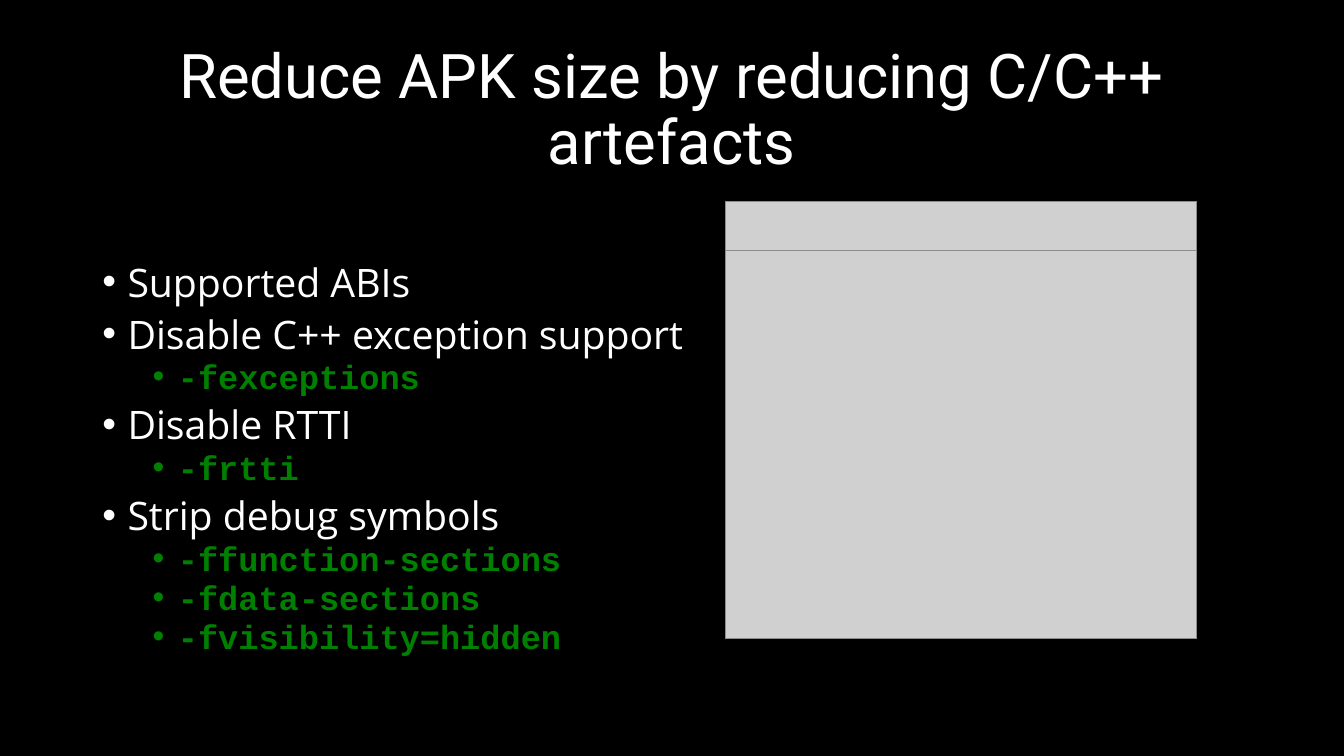
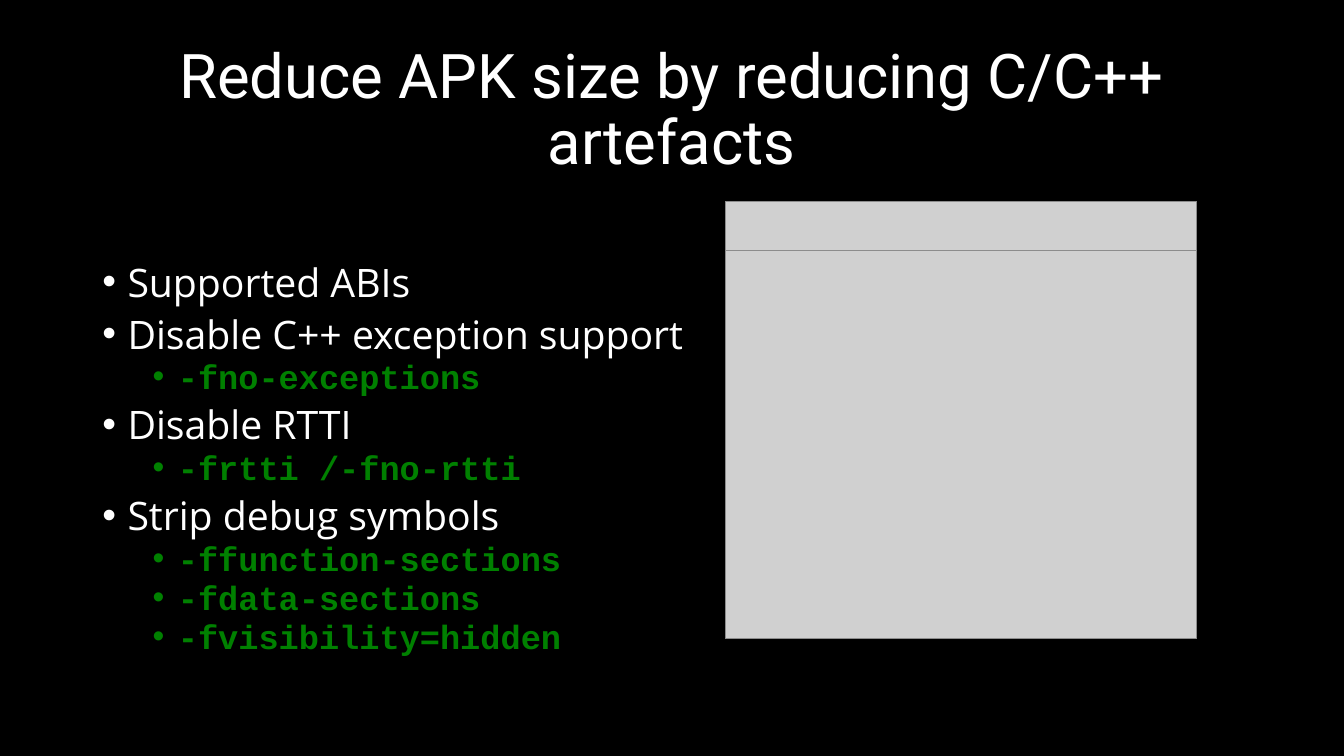
Before and after one commit to 9majka/NDK_presentation, a slide deck: slide 11 of NDK_SoftServeTheme.pptx (slide 12 before the commit). Drawn at 1344x756 pixels with LibreOffice and Linux fonts; fonts in the diff are those of the drawing; grey boxes stand for pictures; background and template pictures are left out. Boxes give left, top, right and bottom in pixels: in the first picture for what was removed or moved away, otherwise in the second. Text is boxed around its words. In the diff, an @@ line names an element or a change of style, - is before the commit and + after.

```diff
--- a/NDK_SoftServeTheme.pptx
+++ b/NDK_SoftServeTheme.pptx
@@ text at [178,364,481,396]: text changed @@
-  • -fexceptions
+  • -fno-exceptions
@@ text at [178,455,521,481]: text changed @@
-  • -frtti
+  • -frtti /-fno-rtti
```
Also in this commit, not shown: 8 other slides changed, 1 slide added, 5 other files.
